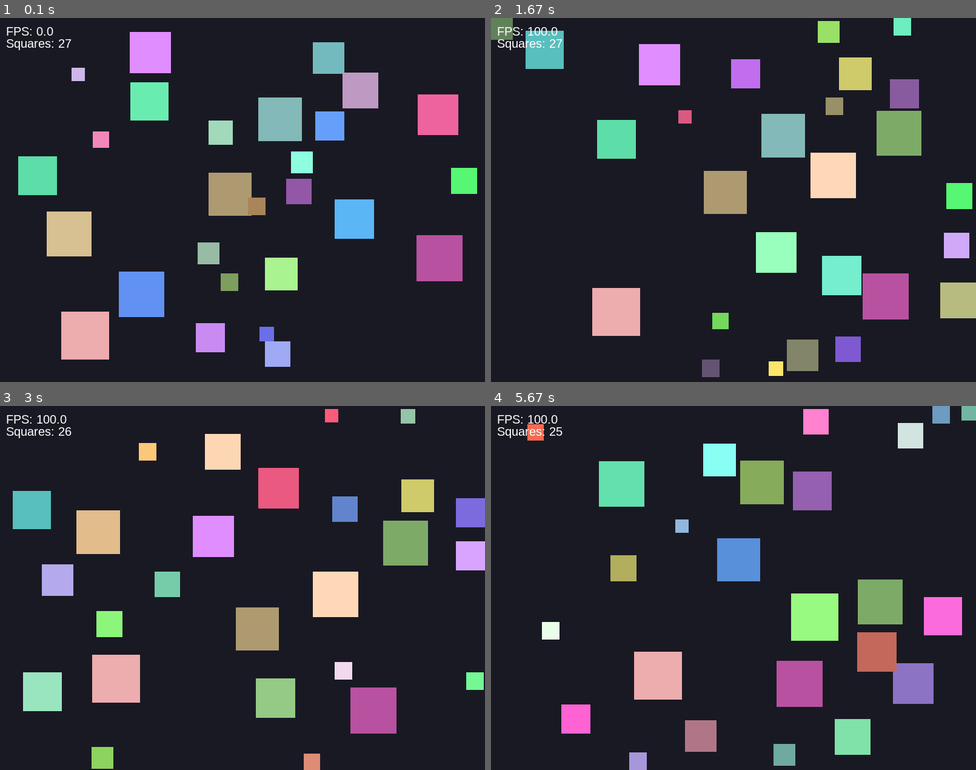
Above: before the commit, frames 1-4 (two rows, left to right).
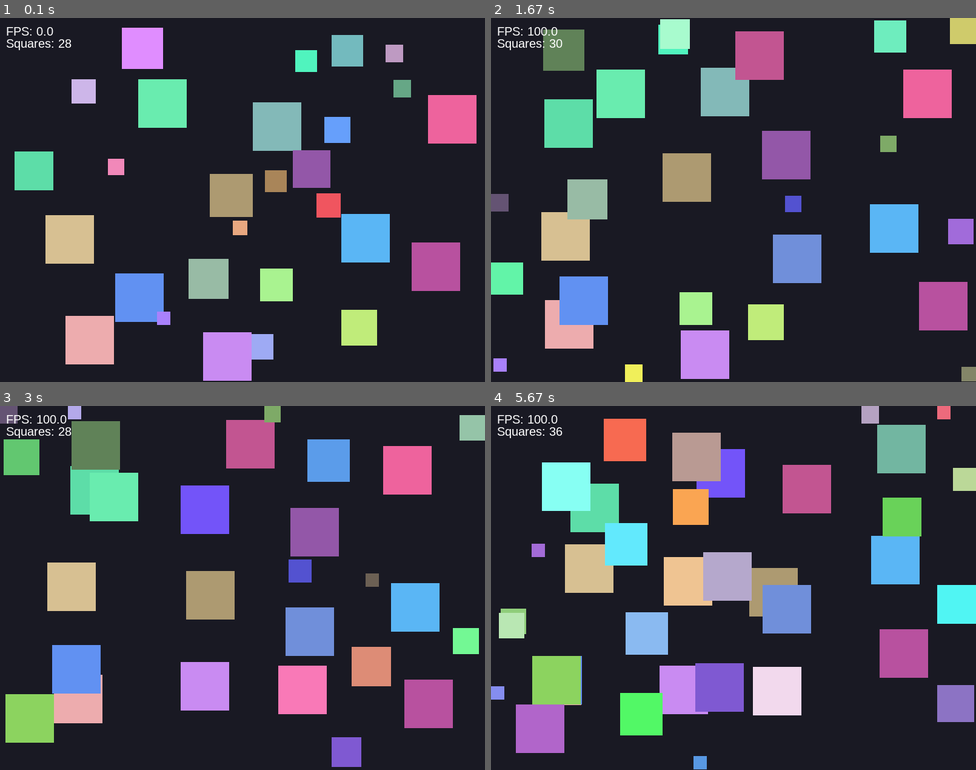
Above: after the commit, the same moments.

Repository: AbdullahSalman1/lab8-pygame
Game: pygame game, started from main_dict.py
Two runs of this game, one before a commit and one after it. Both use one fixed random seed, a clock stepped at 60 frames per second and the inputs below.
Inputs:
- Up to frame 1 (0.1 s): no input
- Up to frame 2 (1.67 s): no input
- Up to frame 3 (3 s): no input
- Up to frame 4 (5.67 s): no input

The runs differ from the first frame. In frame 1, 16% of the frame differs, in the area x 3-99%, y 2-100%; in frame 2, 37%; in frame 3, 40%; in frame 4, 41%, in the area x 0-100%, y 0-100%.

Commit message:
exam: q6 - eating++"

Diff:
--- a/main_dict.py
+++ b/main_dict.py
@@ -217,26 +217,43 @@
 
         squares = new_squares
 
-        # --- Eating logic ---
+
         eaten_indices = set()
         respawn_list = []
+        eaten_pairs = []
         for i, big in enumerate(squares):
             for j, small in enumerate(squares):
                 if i == j:
                     continue
                 if check_collision(big, small):
                     eaten_indices.add(j)
-                    # Save respawn info (original size)
                     respawn_list.append(small["size"])
-
-        # Remove eaten squares and respawn them
+                    eaten_pairs.append((i, small["size"]))
+
+
+        # Predator grows after eating and speed is adjusted
+        for predator_idx, prey_size in eaten_pairs:
+            predator = squares[predator_idx]
+            # Grow by 50% of prey's size, capped at MAX_SIZE
+            growth = 0.5 * prey_size
+            predator["size"] = min(predator["size"] + growth, MAX_SIZE)
+            # Adjust speed: bigger = slower
+            speed = ((MAX_SIZE - predator["size"]) / (MAX_SIZE - MIN_SIZE)) * (MAX_SPEED - 1) + 1
+            # Keep direction, adjust magnitude
+            v_norm = (predator["vx"] ** 2 + predator["vy"] ** 2) ** 0.5
+            if v_norm != 0:
+                scale = speed / v_norm
+                predator["vx"] *= scale
+                predator["vy"] *= scale
+
+
         new_squares2 = []
         for idx, square in enumerate(squares):
             if idx not in eaten_indices:
                 new_squares2.append(square)
         for orig_size in respawn_list:
             sq = create_square()
-            sq["size"] = orig_size  # respawn with original size
+            sq["size"] = orig_size
             new_squares2.append(sq)
         squares = new_squares2
 
Not shown, added: MYEXAM.md
